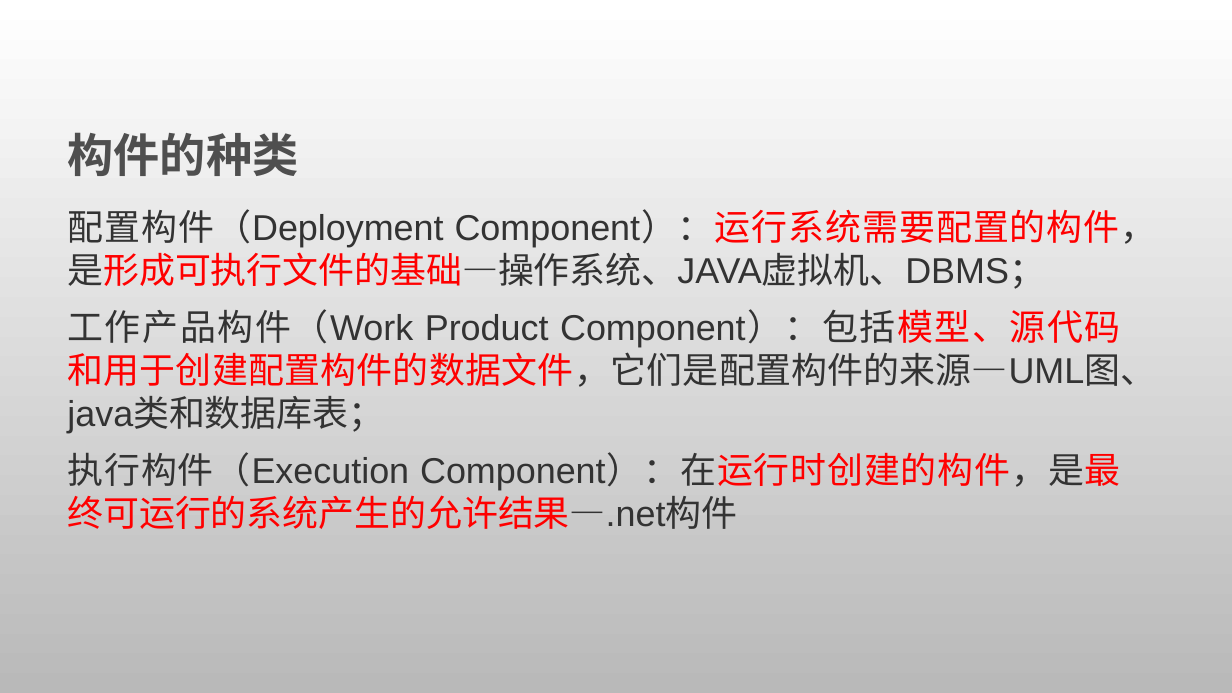
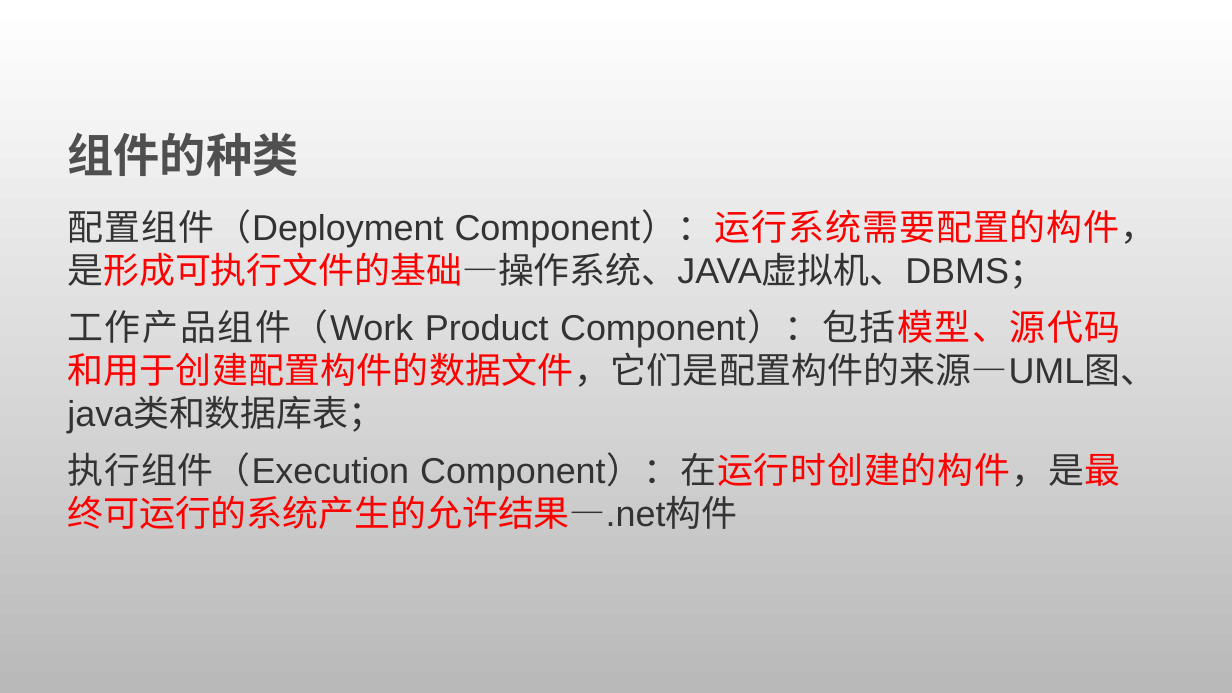
Before and after one commit to wyrda6/PRD2018-G17, a slide deck: slide 17 of 非受控文档/翻转课堂/UML基础3.pptx (slide 18 before the commit). Drawn at 1232x693 pixels with LibreOffice and Linux fonts; fonts in the diff are those of the drawing; background and template pictures are left out. Boxes give left, top, right and bottom in pixels: in the first picture for what was removed or moved away, otherwise in the second. Text is boxed around its words. In the diff, an @@ line names an element or a change of style, - is before the commit and + after.

```diff
--- a/非受控文档/翻转课堂/UML基础3.pptx
+++ b/非受控文档/翻转课堂/UML基础3.pptx
@@ text at (x1=67, y1=133, x2=1157, y2=529): text changed @@
-构件的种类
-配置构件（Deployment Component）：运行系统需要配置的构件，是形成可执行文件的基础—操作系统、JAVA虚拟机、DBMS；
-工作产品构件（Work Product Component）：包括模型、源代码和用于创建配置构件的数据文件，它们是配置构件的来源—UML图、java类和数据库表；
-执行构件（Execution Component）：在运行时创建的构件，是最终可运行的系统产生的允许结果—.net构件
+组件的种类
+配置组件（Deployment Component）：运行系统需要配置的构件，是形成可执行文件的基础—操作系统、JAVA虚拟机、DBMS；
+工作产品组件（Work Product Component）：包括模型、源代码和用于创建配置构件的数据文件，它们是配置构件的来源—UML图、java类和数据库表；
+执行组件（Execution Component）：在运行时创建的构件，是最终可运行的系统产生的允许结果—.net构件
```
Also in this commit, not shown: 24 other slides changed, 7 slides added, 13 slides removed.
